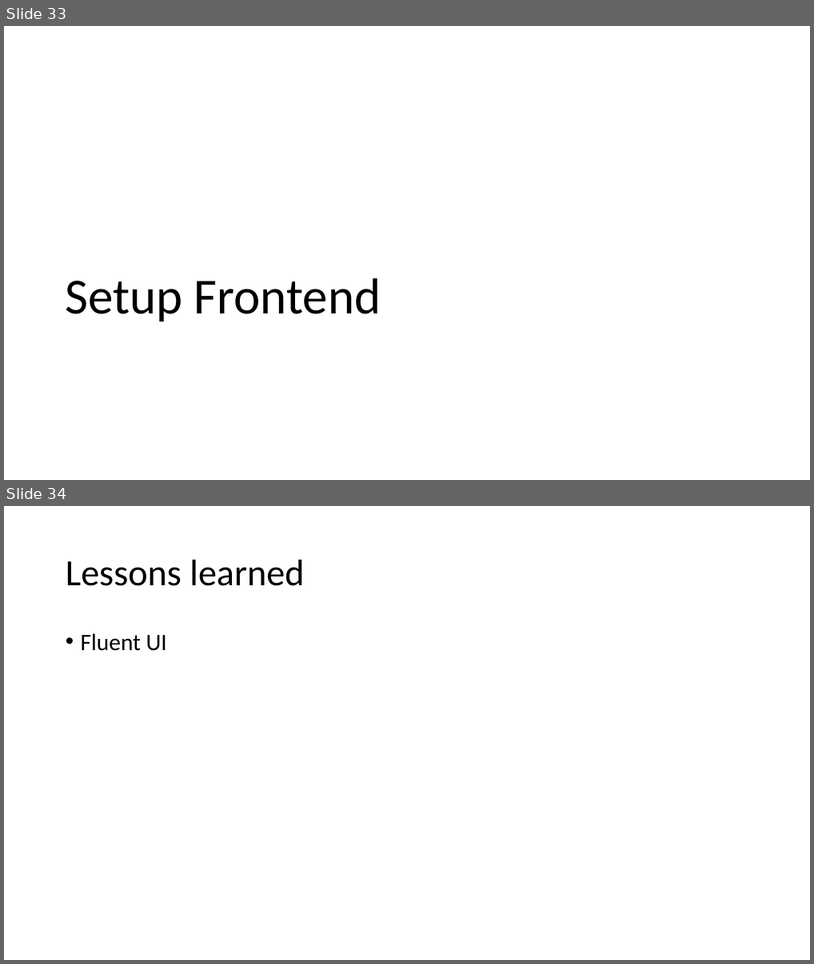
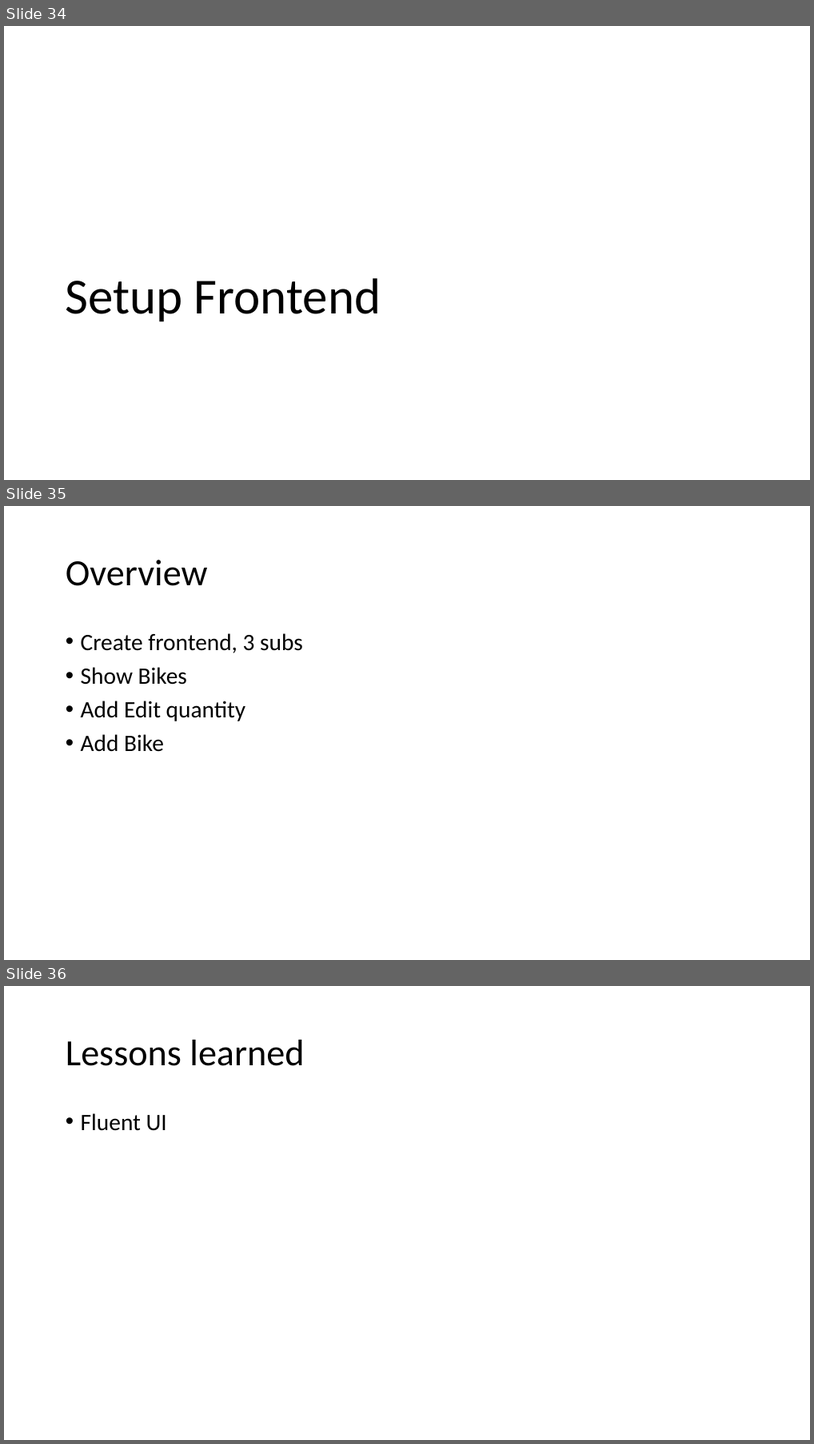
Before and after one commit to usri/ServerlessCloudNativeWorkshop, a slide deck: Creating a serverless cloud native app on Azure.pptx. Shown one above the other, each under a label of ours: slides 33 and 34 before the commit, slides 34, 35 and 36 after it. The pictures are 814x964 and 814x1444 pixels, drawn with LibreOffice and Linux fonts; fonts in the diff are those of the drawing. Boxes give left, top, right and bottom in pixels: in the first picture for what was removed or moved away, otherwise in the second. Text is boxed around its words. In the diff, an @@ line names an element or a change of style, - is before the commit and + after.

```diff
--- a/Creating a serverless cloud native app on Azure.pptx
+++ b/Creating a serverless cloud native app on Azure.pptx
@@ slide 35 added at box(4, 506, 810, 960), background #FFFFFF @@
@@ title added at box(66, 560, 208, 586), 44 pt, text #000000 @@
+Overview
@@ text added at box(81, 633, 303, 752), 28 pt, text #000000 @@
+• Create frontend, 3 subs
+• Show Bikes
+• Add Edit quantity
+• Add Bike
@@ what was slide 33 is now slide 34 @@
@@ what was slide 34 is now slide 36 @@
```
Also in this commit, not shown: 1 slide changed, 1 other slide added, 3 other files.
